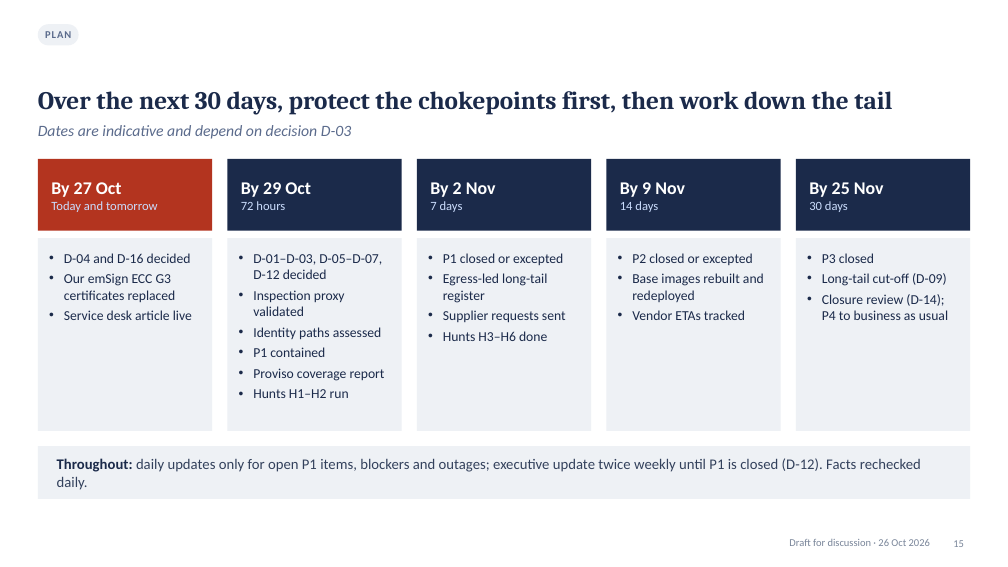
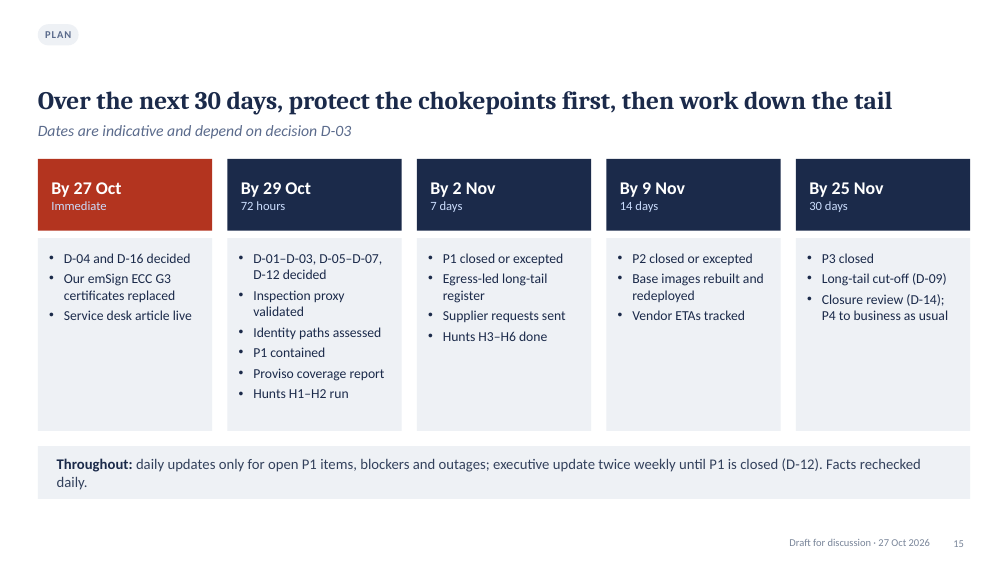
Before and after one commit to jfang88/eMudhraResponse, a slide deck: slide 15 of eMudhra-response-briefing.pptx. Drawn at 1008x567 pixels with LibreOffice and Linux fonts; fonts in the diff are those of the drawing. Boxes give left, top, right and bottom in pixels: in the first picture for what was removed or moved away, otherwise in the second. Text is boxed around its words. In the diff, an @@ line names an element or a change of style, - is before the commit and + after.

```diff
--- a/eMudhra-response-briefing.pptx
+++ b/eMudhra-response-briefing.pptx
@@ text at (51,201,106,210): text changed @@
-Today and tomorrow
+Immediate
@@ text at (789,539,930,546): text changed @@
-Draft for discussion · 26 Oct 2026
+Draft for discussion · 27 Oct 2026
```
Also in this commit, not shown: 15 other slides changed, 13 other files.
